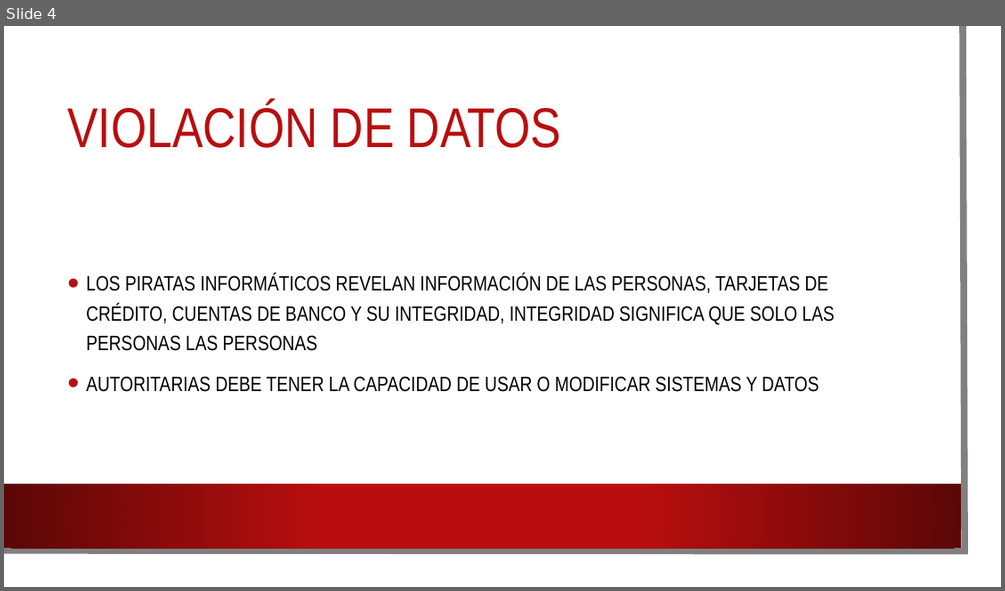
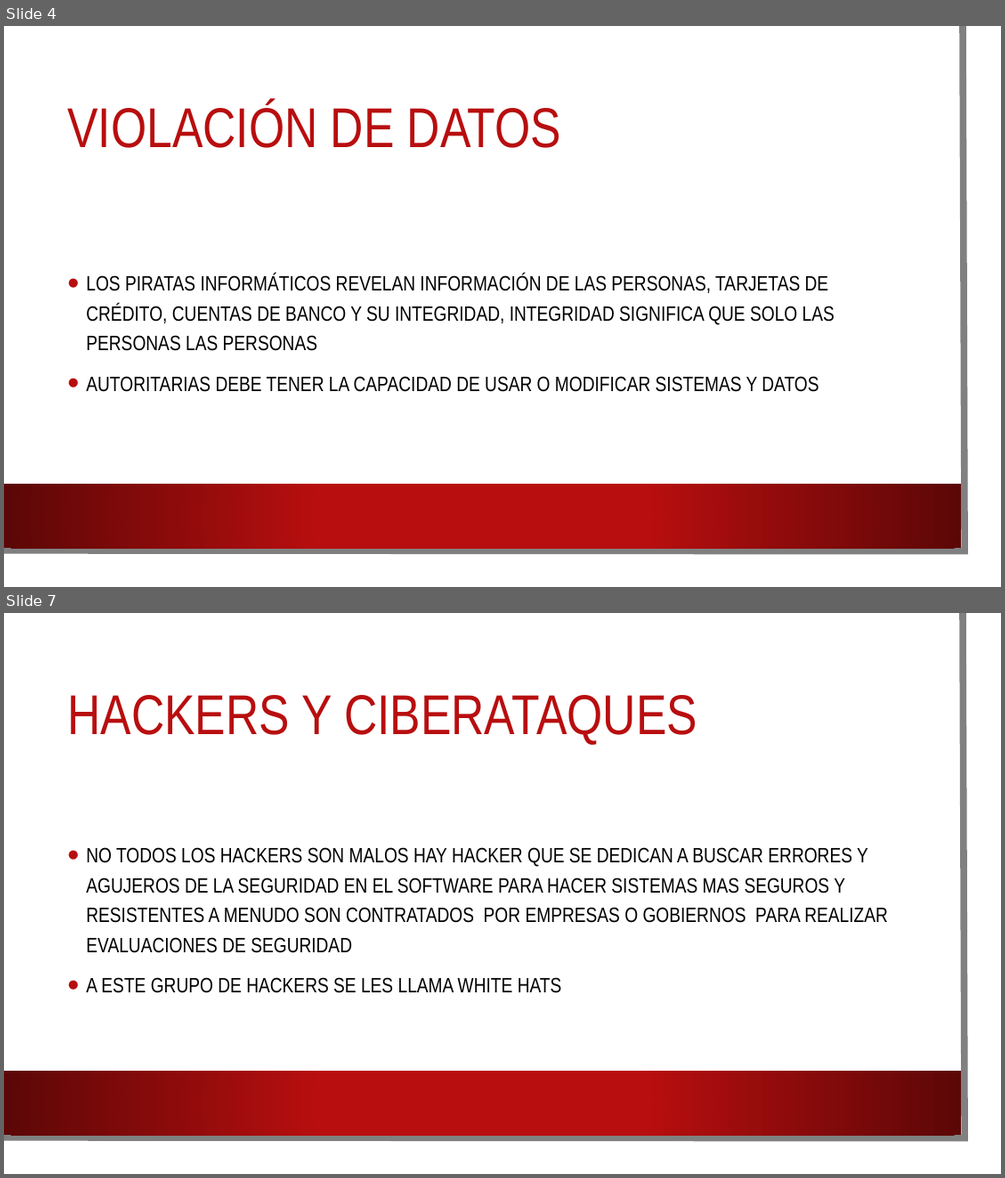
Before and after one commit to erickevsh/ImpSofSisIn, a slide deck: Ciber seguridad.pptx. Shown one above the other, each under a label of ours: slide 4 before the commit, slides 4 and 7 after it; the slides between them are not shown. The pictures are 1005x591 and 1005x1178 pixels, drawn with LibreOffice and Linux fonts; fonts in the diff are those of the drawing; background and template pictures are left out. Boxes give left, top, right and bottom in pixels: in the first picture for what was removed or moved away, otherwise in the second. Text is boxed around its words. In the diff, an @@ line names an element or a change of style, - is before the commit and + after.

```diff
--- a/Ciber seguridad.pptx
+++ b/Ciber seguridad.pptx
@@ slide 7 added at [4,613,1001,1174], background picture (left out); not listed: 3 template elements that a slide beside it also shows @@
@@ title added at [67,695,697,744], 54 pt, text #B80E0F @@
+HACKERS Y CIBERATAQUES
@@ text added at [86,847,888,993], 20 pt, text #000000 @@
+• NO TODOS LOS HACKERS SON MALOS HAY HACKER QUE SE DEDICAN A BUSCAR ERRORES Y AGUJEROS DE LA SEGURIDAD EN EL SOFTWARE PARA HACER SISTEMAS MAS SEGUROS Y RESISTENTES A MENUDO SON CONTRATADOS POR EMPRESAS O GOBIERNOS PARA REALIZAR EVALUACIONES DE SEGURIDAD
+• A ESTE GRUPO DE HACKERS SE LES LLAMA WHITE HATS
```
Also in this commit, not shown: 5 other slides added.
